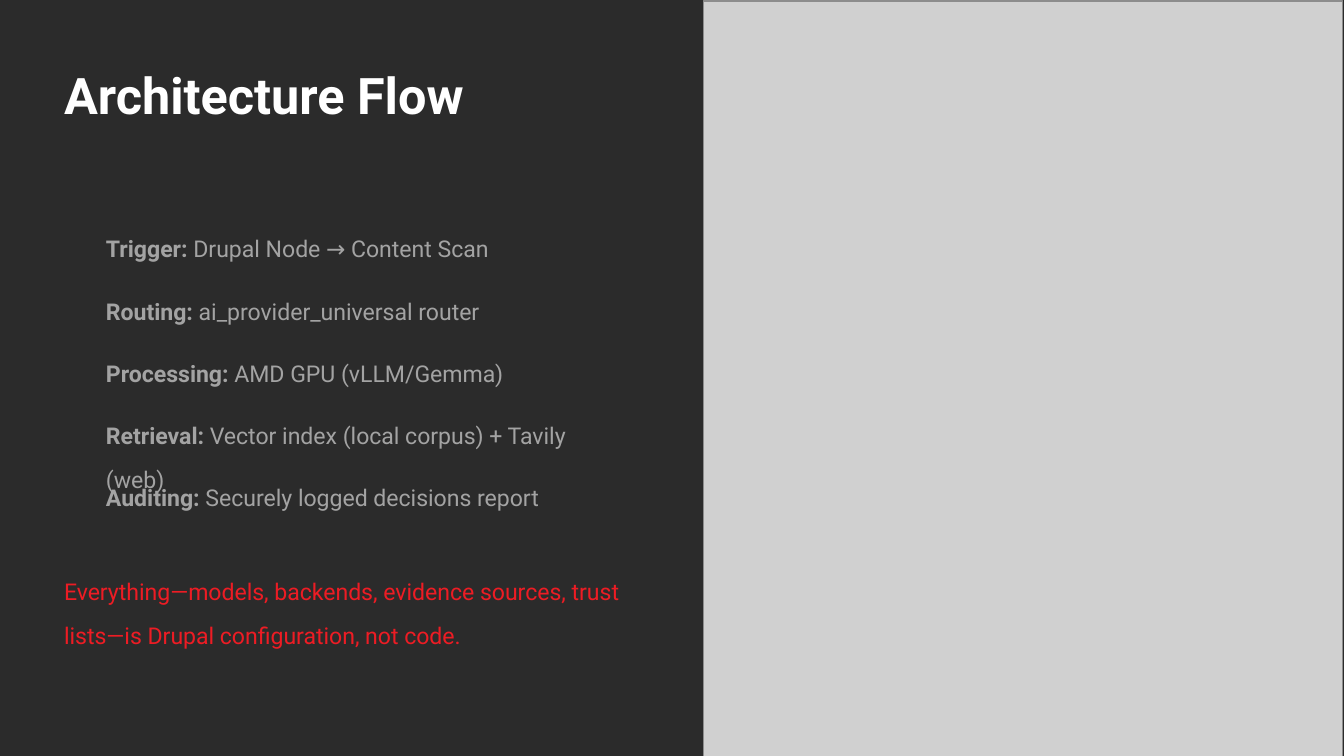
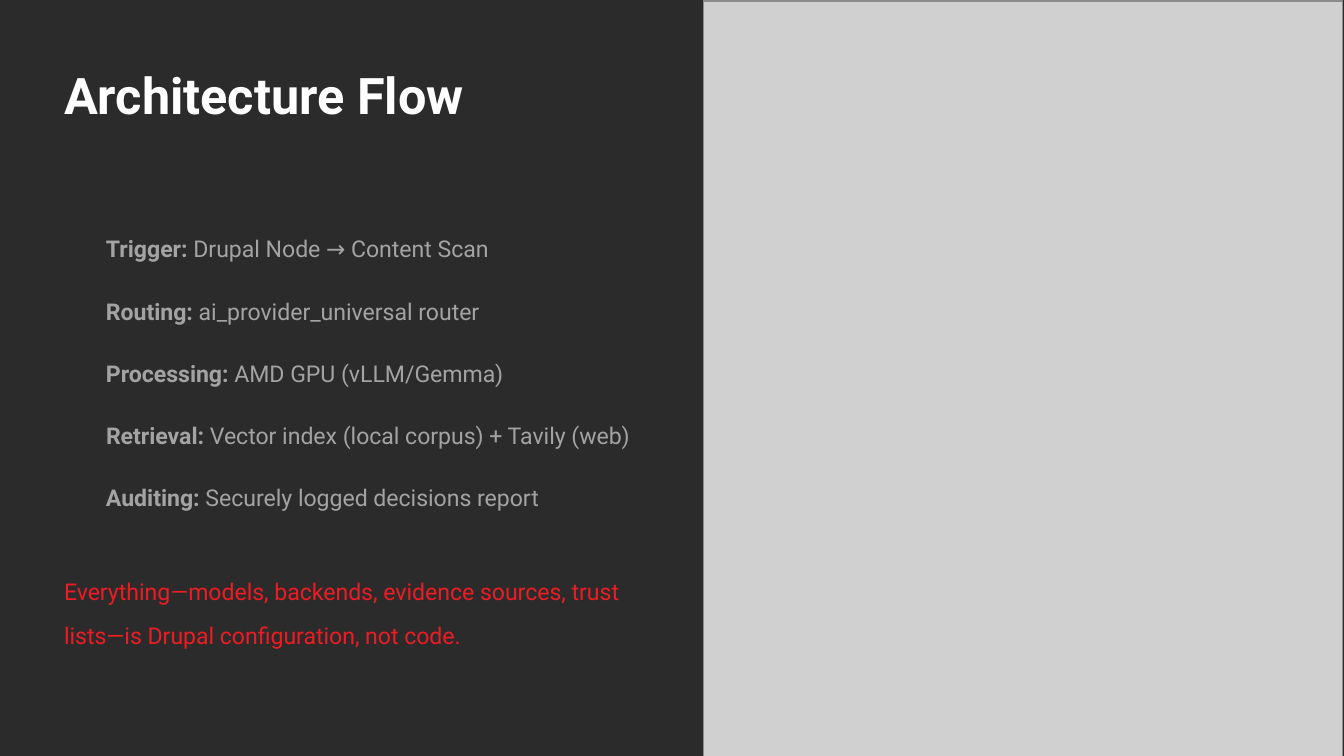
Before and after one commit to leofishman/amd-hackathon, a slide deck: slide 7 of Drupal AI Factchecker.pptx. Drawn at 1344x756 pixels with LibreOffice and Linux fonts; fonts in the diff are those of the drawing; grey boxes stand for pictures; background and template pictures are left out; a plain dark background stands for a picture behind light text. Boxes give left, top, right and bottom in pixels: in the first picture for what was removed or moved away, otherwise in the second. Text is boxed around its words. In the diff, an @@ line names an element or a change of style, - is before the commit and + after.

Commit message:
Add demo content creation scripts and media bias handling
- Introduced `create-full-demo-content.php` to generate rich demo content showcasing various fact-checking features, including local corpus evidence and media bias examples.
- Added `create-media-bias-demo.php` to demonstrate ideological/media bias handling with trusted sites and contrasting media narratives.
- Updated `provision-trusted-sites.php` to include new trusted sites with specific reputations for the media bias demo.
- Enhanced `setup-hackathon.sh` to run the new demo content creation scripts during setup.
- Created `sync-trusted-sites-from-mbfc.php` to sync trusted site nodes using Media Bias/Fact Check style ratings.
- Added `setup-hybrid-vendedor.sh` for hybrid inference setup using AMD hardware and Fireworks.
- Documented video mixing plan and tasks for recording demo content.
- Implemented taskbar blurring script for video recordings to maintain privacy.

```diff
--- a/Drupal AI Factchecker.pptx
+++ b/Drupal AI Factchecker.pptx
@@ text "Retrieval: Vector index (local corpus) ..." rewrapped from <box>106,426,566,493</box> to <box>106,426,629,449</box> @@
```
Also in this commit, not shown: 1 other slide changed, 22 other files.
